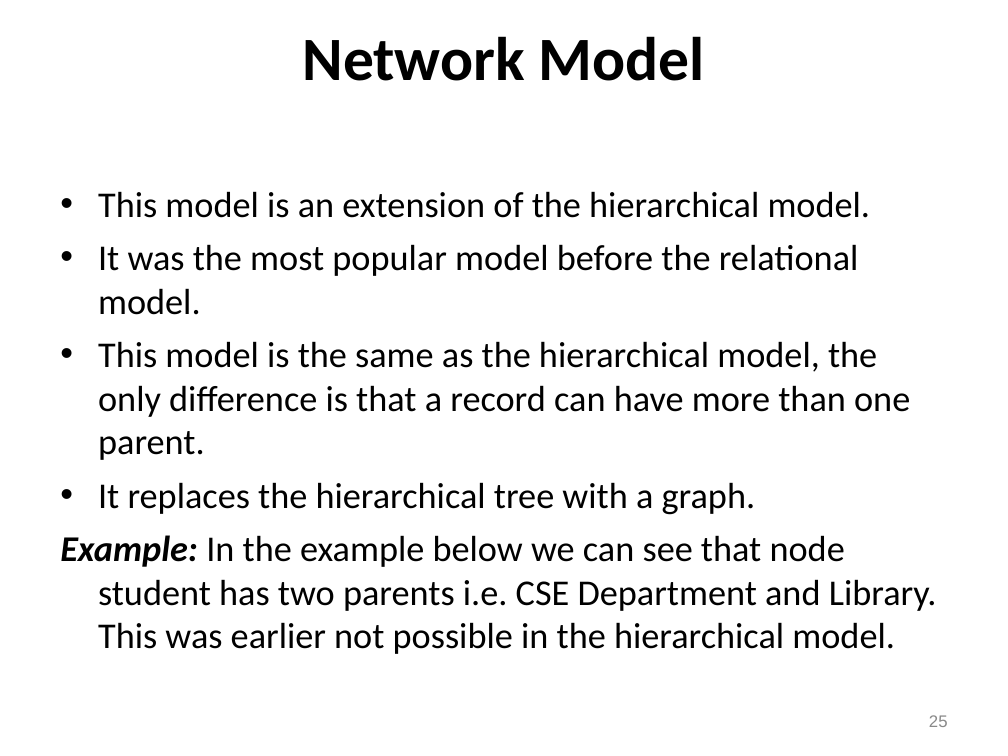
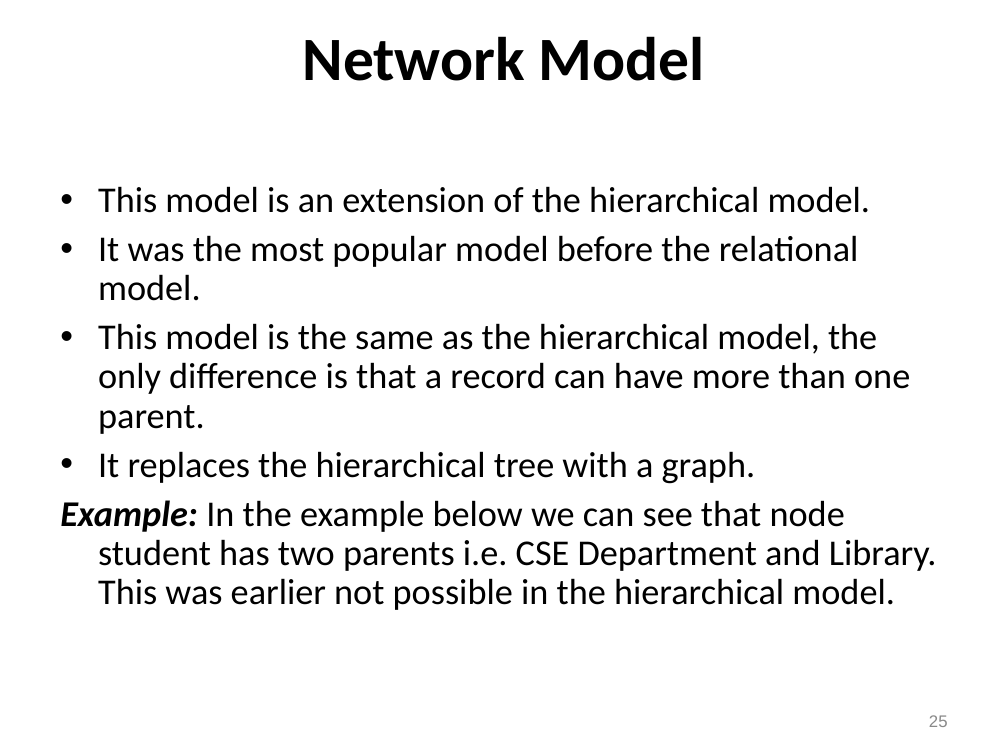
Before and after one commit to iamdurga/Master-in-Data-Science-Study-Materials, a slide deck: slide 25 of First Semester/Database Management Systems/Notes/1.1-DBMS.ppt. Drawn at 1008x756 pixels with LibreOffice and Linux fonts; fonts in the diff are those of the drawing. Boxes give left, top, right and bottom in pixels: in the first picture for what was removed or moved away, otherwise in the second. Text is boxed around its words. In the diff, an @@ line names an element or a change of style, - is before the commit and + after.

```diff
--- a/First Semester/Database Management Systems/Notes/1.1-DBMS.ppt
+++ b/First Semester/Database Management Systems/Notes/1.1-DBMS.ppt
@@ text "This model is an extension ..." at bbox=[60, 186, 937, 610]: line spacing 1 to 0.9 @@
```
Also in this commit, not shown: 2 other slides changed, 1 slide added, 27 other files.
